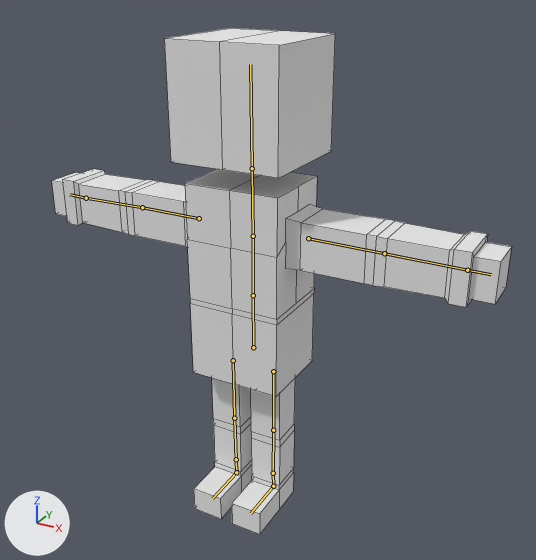
Before and after pictures for a commit that changed the Blender file Characters/Colby.blend.
Before and after are seen from a camera (50 mm lens) standing at (5.93, -10.25, 9.72) and looking at (0.68, -0.7, 4.95). The axes (+X, +Y, +Z) are drawn at lower left. The lights are the same throughout. The bones that bend it are drawn over the model as lines. Mesh edges are drawn as thin lines.
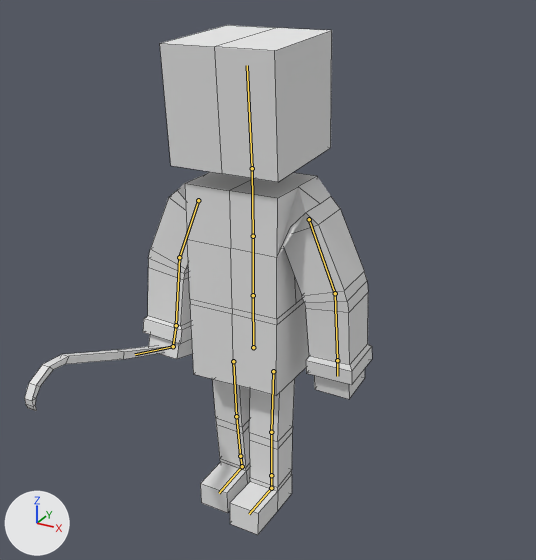
The newer file adds an action. The first version stands in its rest pose; the second is drawn at frame 0 of the action 'RunningStart'.

Where the change shows, as pixel boxes (x1, y1, x2, y2) in the pictures (536 x 560 px):
'Cube', posed (50% narrower): before (52, 28, 511, 534); after (143, 25, 372, 535)
'Cube.001', now drawn: after (24, 345, 163, 411)
bone 'Bone.003', root to tip: before (252, 168) to (250, 64); after (252, 168) to (247, 65)
bone 'Bone.004', root to tip: before (199, 218) to (142, 207); after (198, 200) to (179, 257)
bone 'Bone.005', root to tip: before (142, 207) to (86, 198); after (179, 257) to (176, 325)
bone 'Bone.006', root to tip: before (86, 198) to (70, 194); after (176, 325) to (173, 346)
bone 'Bone.007', root to tip: before (308, 238) to (384, 253); after (309, 219) to (335, 293)
bone 'Bone.008', root to tip: before (384, 253) to (467, 270); after (335, 293) to (337, 360)
bone 'Bone.009', root to tip: before (467, 270) to (491, 274); after (337, 360) to (337, 376)
bone 'Bone.010', root to tip: before (273, 371) to (273, 430); after (273, 371) to (271, 432)
bone 'Bone.011', root to tip: before (273, 430) to (273, 473); after (271, 432) to (271, 475)
bone 'Bone.012', root to tip: before (273, 473) to (273, 486); after (271, 475) to (271, 488)
bone 'Bone.016', root to tip: before (273, 486) to (250, 513); after (271, 488) to (249, 514)
bone 'Bone.013', root to tip: before (233, 360) to (234, 418); after (233, 361) to (236, 416)
bone 'Bone.015', root to tip: before (236, 459) to (236, 472); after (240, 456) to (242, 466)
bone 'Bone.017', root to tip: before (236, 472) to (212, 498); after (242, 466) to (219, 493)

What the commit changed:
Bone 'Bone.003' (bone_bone_003) turns from (0, 0, 0) to (0, 0, 4) degrees about its own x, y and z.
Bone 'Bone.004' (bone_bone_004) moves from (0.0, 0.0, 0.0) to (0.33, 0.0, 0.0).
Bone 'Bone.004' (bone_bone_004) turns from (0, 0, 0) to (1, 0, 69) degrees about its own x, y and z.
Bone 'Bone.005' (bone_bone_005) turns from (0, 0, 0) to (-18, 2, 5) degrees about its own x, y and z.
Bone 'Bone.006' (bone_bone_006) turns from (0, 0, 0) to (-4, 1, 12) degrees about its own x, y and z.
Bone 'Bone.007' (bone_bone_007) moves from (0.0, 0.0, 0.0) to (-0.33, 0.0, 0.0).
Bone 'Bone.007' (bone_bone_007) turns from (0, 0, 0) to (-2, 2, -68) degrees about its own x, y and z.
Bone 'Bone.008' (bone_bone_008) turns from (0, 0, 0) to (-19, 1, 0) degrees about its own x, y and z.
Bone 'Bone.009' (bone_bone_009) turns from (0, 0, 0) to (-4, 0, 4) degrees about its own x, y and z.
Bone 'Bone.010' (bone_bone_010) turns from (0, 0, 0) to (0, 0, 3) degrees about its own x, y and z.
Bone 'Bone.011' (bone_bone_011) turns from (0, 0, 0) to (3, 0, 0) degrees about its own x, y and z.
Bone 'Bone.012' (bone_bone_012) turns from (0, 0, 0) to (2, 0, 0) degrees about its own x, y and z.
Bone 'Bone.016' (bone_bone_016) turns from (0, 0, 0) to (5, 0, 0) degrees about its own x, y and z.
Bone 'Bone.013' (bone_bone_013) moves from (0.0, 0.0, 0.0) to (0.0, 0.02, 0.0).
Bone 'Bone.013' (bone_bone_013) turns from (0, 0, 0) to (0, 0, -4) degrees about its own x, y and z.
Bone 'Bone.015' (bone_bone_015) turns from (0, 0, 0) to (7, 0, 0) degrees about its own x, y and z.
Bone 'Bone.017' (bone_bone_017) turns from (0, 0, 0) to (10, 0, 0) degrees about its own x, y and z.
